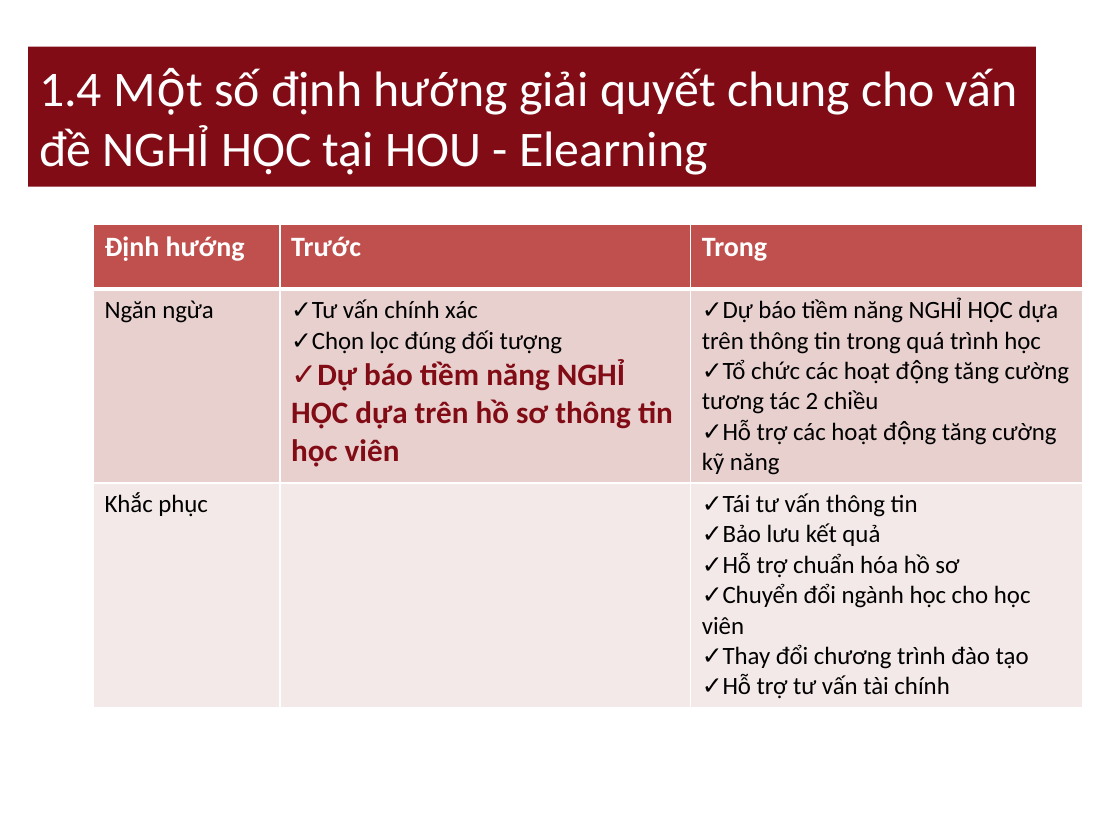
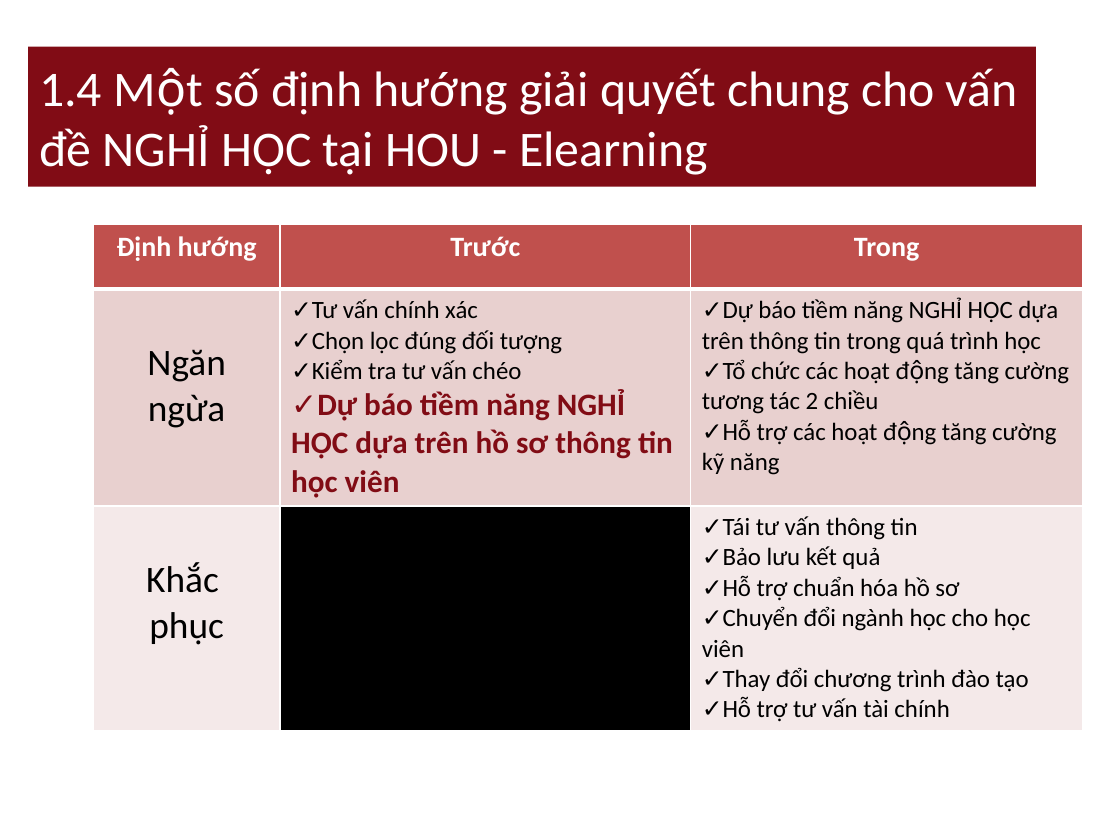
Before and after one commit to nguyendanhtu/drop-out, a slide deck: slide 6 of 01. Document/DropOut_Project_Report v_3.12.2011.pptx. Drawn at 1120x840 pixels with LibreOffice and Linux fonts; fonts in the diff are those of the drawing. Boxes give left, top, right and bottom in pixels: in the first picture for what was removed or moved away, otherwise in the second. Text is boxed around its words. In the diff, an @@ line names an element or a change of style, - is before the commit and + after.

```diff
--- a/01. Document/DropOut_Project_Report v_3.12.2011.pptx
+++ b/01. Document/DropOut_Project_Report v_3.12.2011.pptx
@@ table at <box>93,224,1083,726</box> @@
-row 2, column 2: Tư vấn chính xác / Chọn lọc đúng đối tượng / Dự báo tiềm năng NGHỈ HỌC dựa trên hồ sơ thông tin học viên
+row 2, column 2: Tư vấn chính xác / Chọn lọc đúng đối tượng / Kiểm tra tư vấn chéo / Dự báo tiềm năng NGHỈ HỌC dựa trên hồ sơ thông tin học viên
-row 3, column 1: Khắc phục
+row 3, column 1: Khắc / phục
@@ fill #F4E9E9 to #000000 in row 3, column 2 @@
@@ size 16 to 24 pt in "Ngăn ngừa" @@
@@ alignment left to centre @@
```
Also in this commit, not shown: 10 other slides changed.
